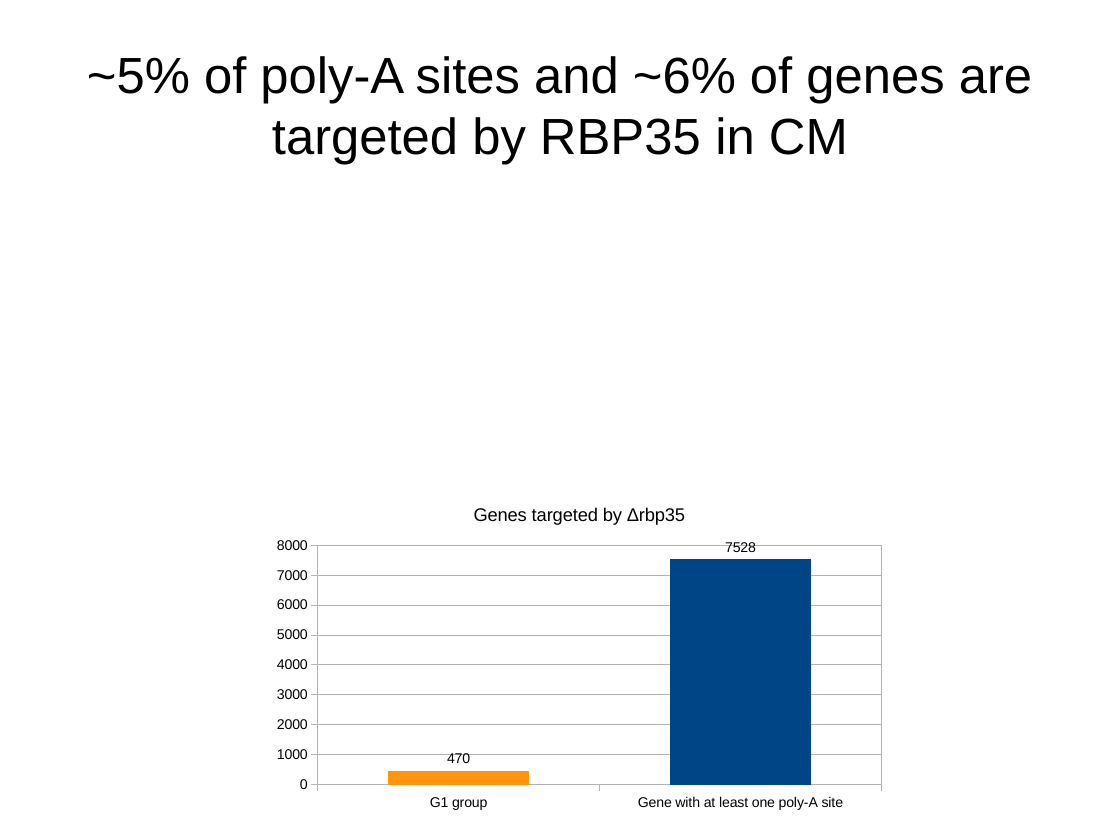
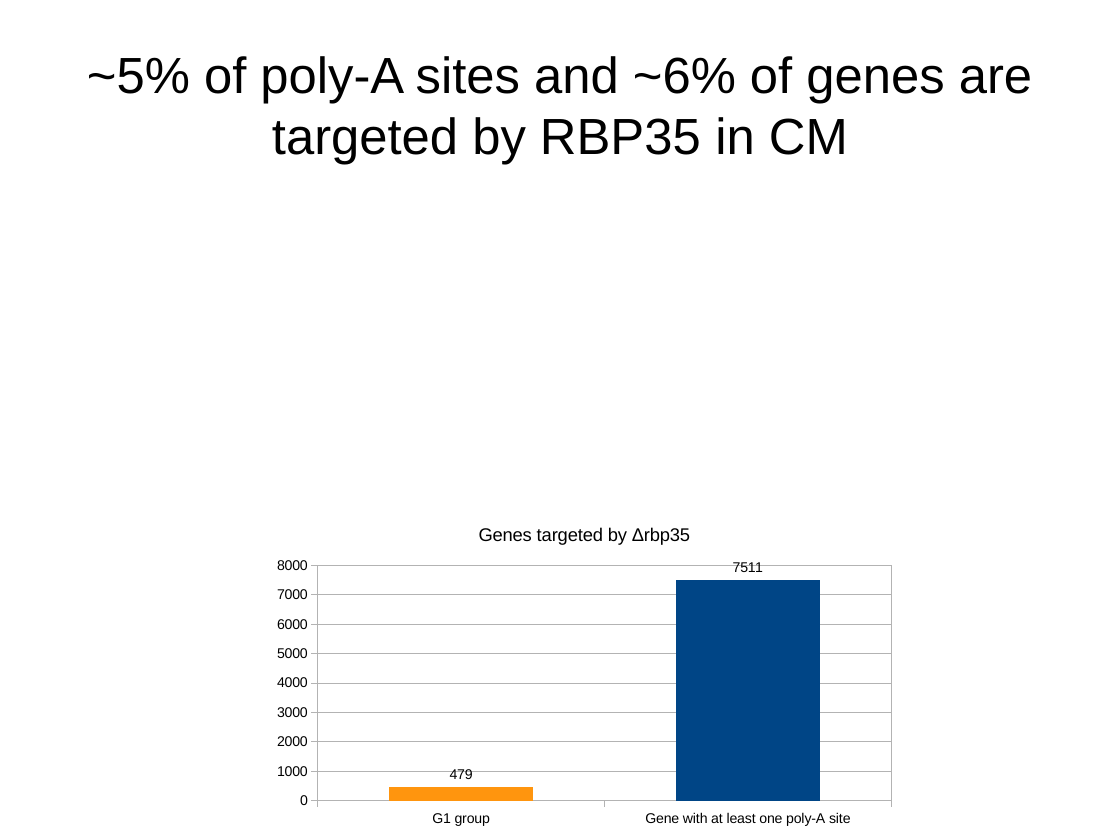
Before and after one commit to wilkinsonlab/m-oryzae-polya, a slide deck: slide 28 of doc/oryzae_data.odp. Drawn at 1120x840 pixels with LibreOffice and Linux fonts; fonts in the diff are those of the drawing. Boxes give left, top, right and bottom in pixels: in the first picture for what was removed or moved away, otherwise in the second. Text is boxed around its words. In the diff, an @@ line names an element or a change of style, - is before the commit and + after.

```diff
--- a/doc/oryzae_data.odp
+++ b/doc/oryzae_data.odp
@@ column chart at (x1=264, y1=508, x2=905, y2=833) @@
@@ Series 1, G1 group: 470 to 479 @@
@@ Series 1, Gene with at least one poly-A site: 7528 to 7511 @@
@@ column chart resized from (x1=264, y1=488, x2=894, y2=817) to (x1=264, y1=508, x2=905, y2=833) @@
```
Also in this commit, not shown: 2 other slides changed, 1 slide added, 1 slide removed, 3 other files.
